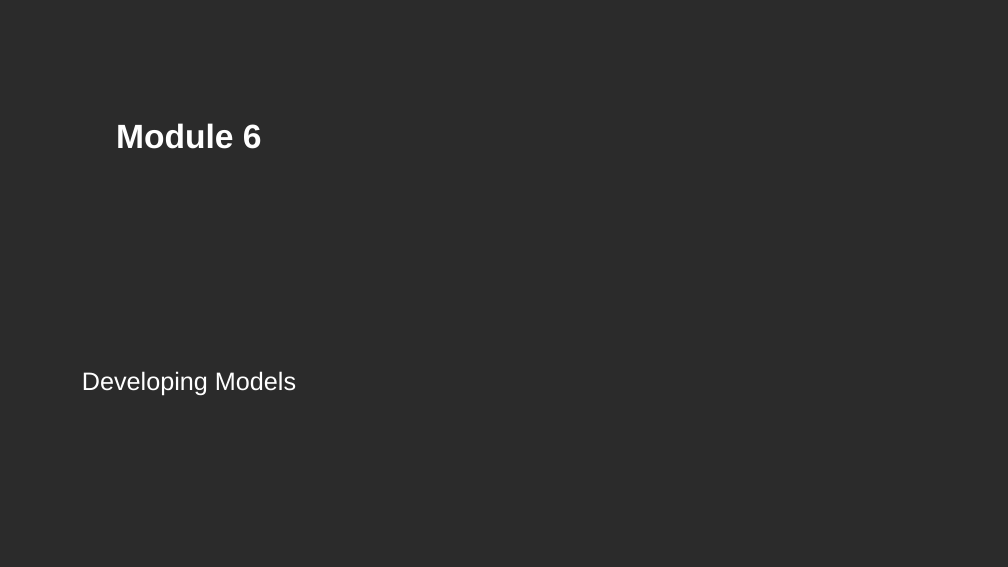
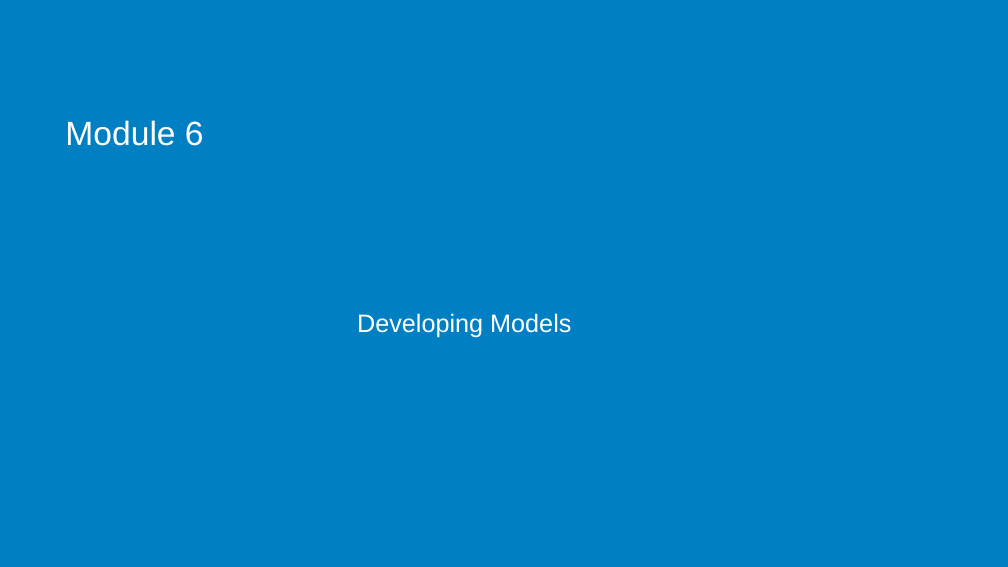
Before and after one commit to scolapicchioni/razorhybrid, a slide deck: slide 1 of Slides/Razor_06.pptx. Drawn at 1008x567 pixels with LibreOffice and Linux fonts; fonts in the diff are those of the drawing; background and template pictures are left out; a plain dark background stands for a picture behind light text. Boxes give left, top, right and bottom in pixels: in the first picture for what was removed or moved away, otherwise in the second. Text is boxed around its words. In the diff, an @@ line names an element or a change of style, - is before the commit and + after.

```diff
--- a/Slides/Razor_06.pptx
+++ b/Slides/Razor_06.pptx
@@ background picture (left out) to #007FC3 @@
@@ title "Module 6" moved from (x1=116, y1=123, x2=262, y2=149) to (x1=65, y1=120, x2=204, y2=146) @@
@@ title "Module 6" at (x1=65, y1=120, x2=204, y2=146): bold off; alignment centre to left @@
@@ subtitle "Developing Models" moved from (x1=82, y1=371, x2=296, y2=396) to (x1=357, y1=313, x2=571, y2=337) @@
@@ subtitle "Developing Models" at (x1=357, y1=313, x2=571, y2=337): alignment centre to left; line spacing 1.2 to 1.05 @@
```
Also in this commit, not shown: 39 other files.
